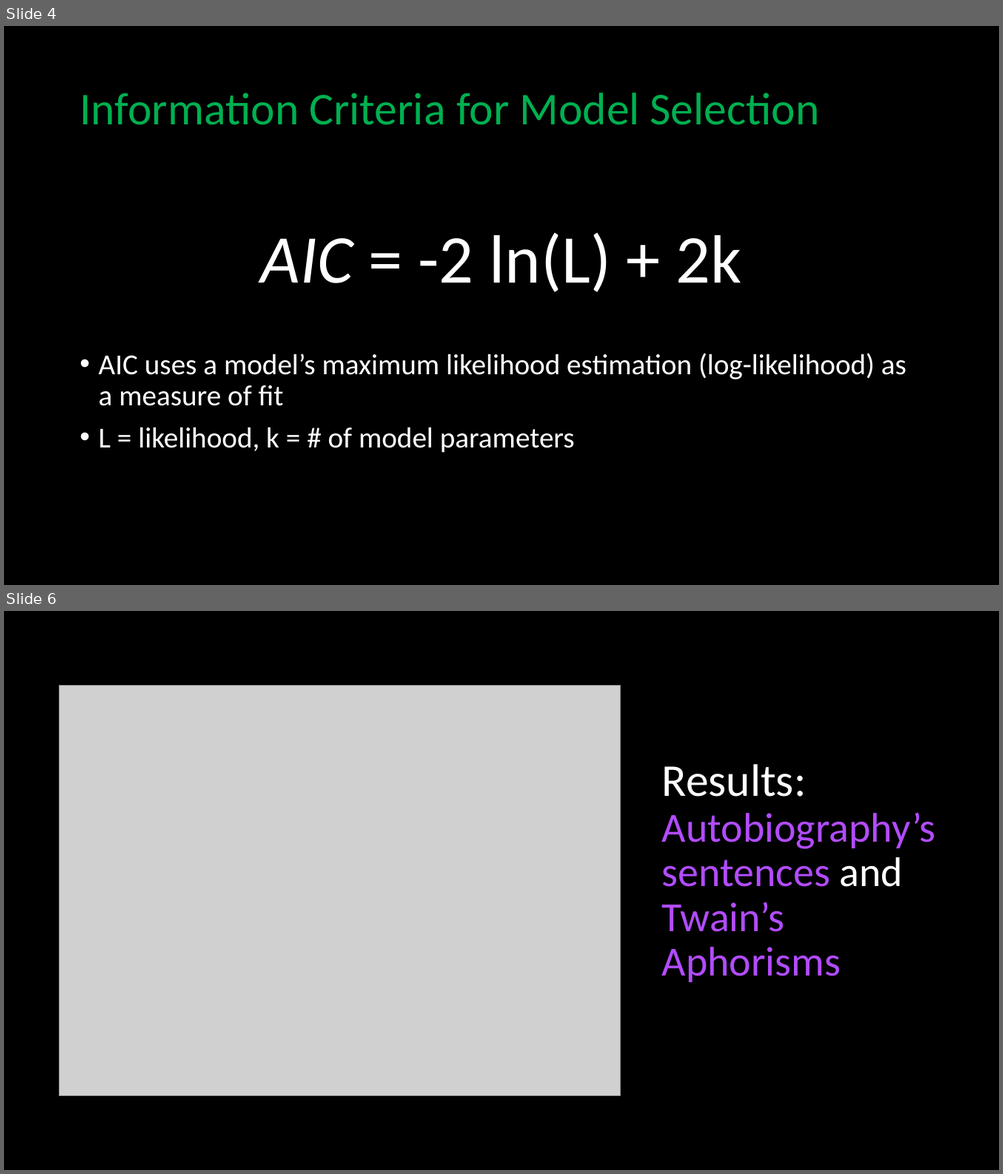
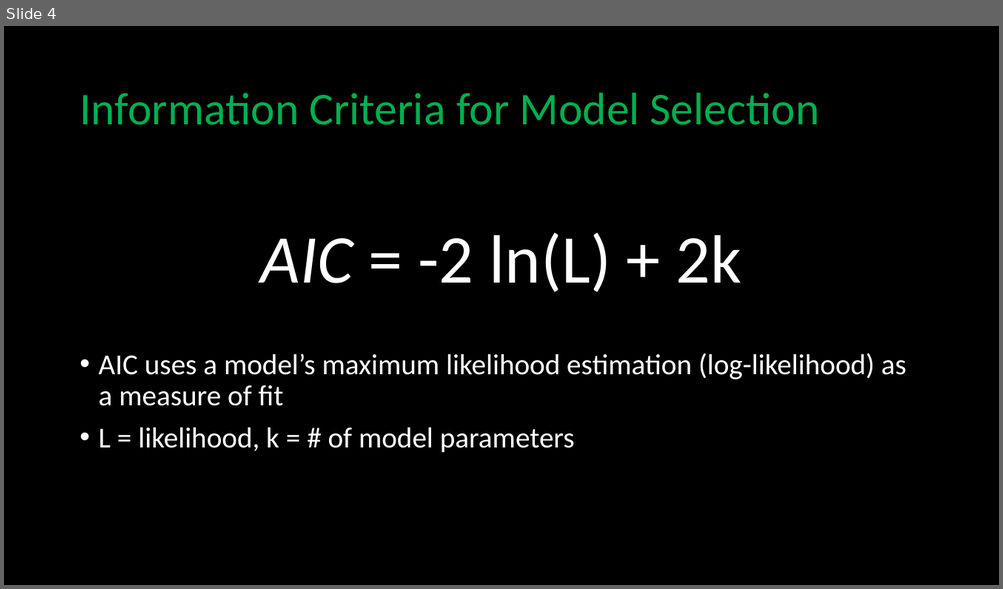
Before and after one commit to jarmoza/twain_autobio_modelquality, a slide deck: nyudh_summerfellowship_jonathan_armoza.pptx. Shown one above the other, each under a label of ours: slides 4 and 6 before the commit, slide 4 after it; the slides between them are not shown. The pictures are 1003x1174 and 1003x589 pixels, drawn with LibreOffice and Linux fonts; fonts in the diff are those of the drawing; grey boxes stand for pictures. Boxes give left, top, right and bottom in pixels: in the first picture for what was removed or moved away, otherwise in the second. Text is boxed around its words. In the diff, an @@ line names an element or a change of style, - is before the commit and + after.

```diff
--- a/nyudh_summerfellowship_jonathan_armoza.pptx
+++ b/nyudh_summerfellowship_jonathan_armoza.pptx
@@ slide 6 removed at <box>4,611,999,1170</box>, background #000000 @@
@@ picture removed at <box>59,685,620,1096</box> @@
@@ title removed at <box>662,764,936,982</box> @@
-Results:
-Autobiography’s sentences and Twain’s Aphorisms
```
Also in this commit, not shown: 5 slides changed, 2 slides added.
